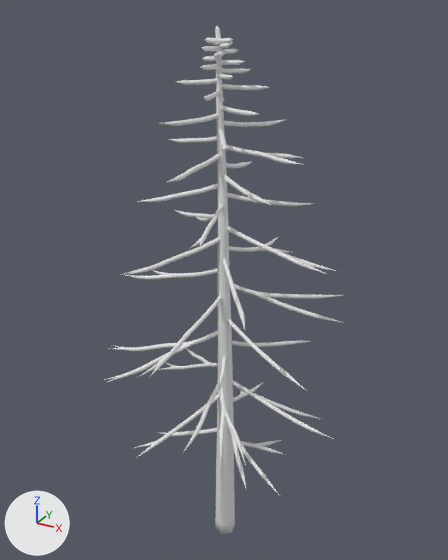
Renders of the Blender file Assets/Models/Large Tree Climbable_2.blend from each side of a commit.
Camera for both pictures: a 50 mm lens placed at (12.8, -23.5, 27.3), pointed at (-0.5, 0.8, 15.2). The axes (+X, +Y, +Z) are drawn at lower left. The lights are the same throughout.

The older version as bpy lines, for what is in view:
```python
me_tree_001 = bpy.data.meshes.new('tree.001')
me_tree_001.from_pydata(...)  # 6594 vertices, 6120 faces; spans x -8.9..8.4, y -8.2..8.5, z 6.9..37.8
me_tree_001.polygons.foreach_set('use_smooth', [True] * 6120)
me_tree_002 = bpy.data.meshes.new('tree.002')
me_tree_002.from_pydata(...)  # 246 vertices, 241 faces; spans x -1.1..0.7, y -0.8..0.9, z 0.4..37.0
me_tree_002.polygons.foreach_set('use_smooth', [True] * 241)
ob_branches = bpy.data.objects.new('Branches', me_tree_001)
ob_branches.location = (0.0, 0.0, 0.0)
ob_branches.scale = (0.705, 0.705, 0.705)
ob_trunk = bpy.data.objects.new('Trunk', me_tree_002)
ob_trunk.location = (0.0, 0.0, 0.0)
ob_trunk.scale = (0.705, 0.705, 0.705)
```
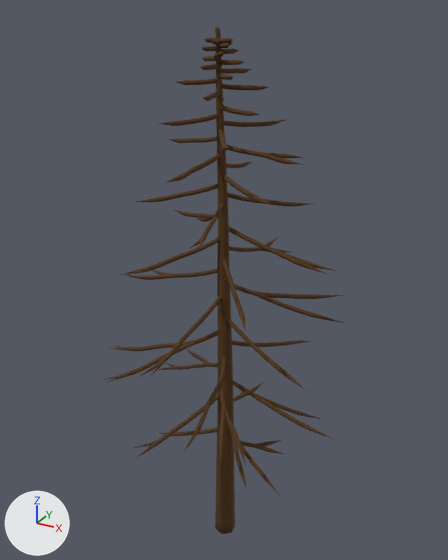
Commit message: Update Tree

Pixel boxes (x1, y1, x2, y2) of what changed, in the pictures (448 x 560 px):
'Branches', recoloured (white to brown)
    both: (104, 26, 344, 496)
'Trunk', recoloured (grey to brown)
    both: (215, 48, 235, 534)

The edits, one by one:
Material 'Material' (mat_material) is new.
Its base color is (0.0802, 0.0319, 0.00212) (brown #503207).
Its roughness is 0.9.
Material 'Material.001' (mat_material_001) is new.
Its base color is (0.0802, 0.0319, 0.00212) (brown #503207).
Its roughness is 0.9.
me_tree_001 has 6594 vertices, 6120 faces and spans x -8.9..8.4, y -8.2..8.5, z 6.9..37.8.
me_tree_001 now uses material mat_material_001 (brown #503207).
me_tree_002 has 246 vertices, 241 faces and spans x -1.1..0.7, y -0.8..0.9, z 0.4..37.0.
me_tree_002 now uses material mat_material (brown #503207).
